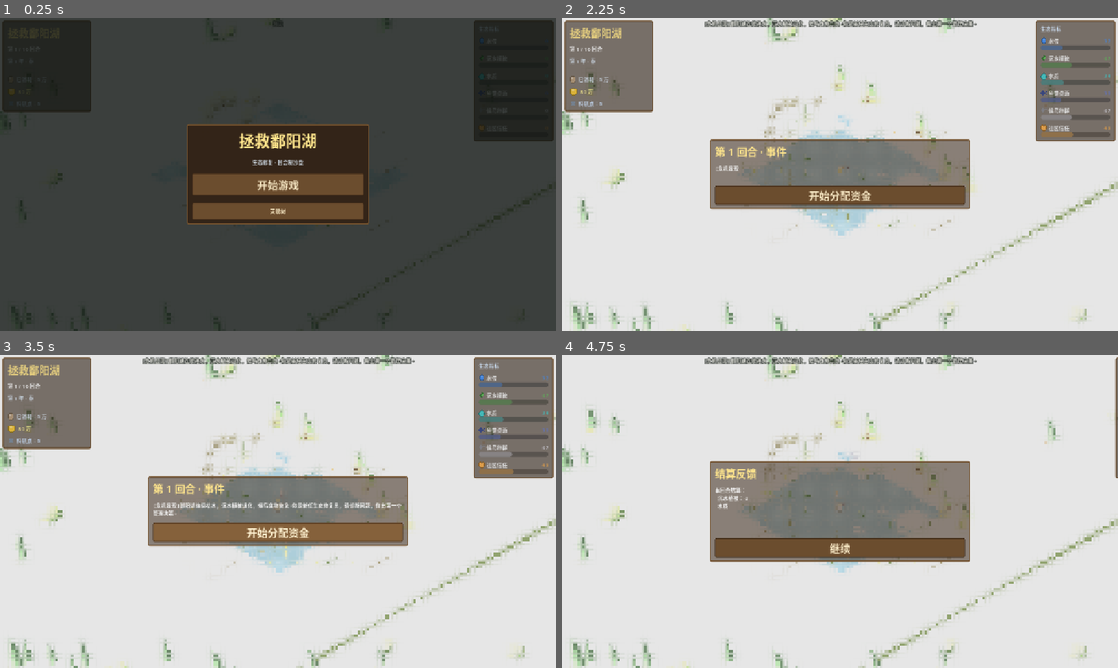
Above: before the commit, frames 1-4 (two rows, left to right).
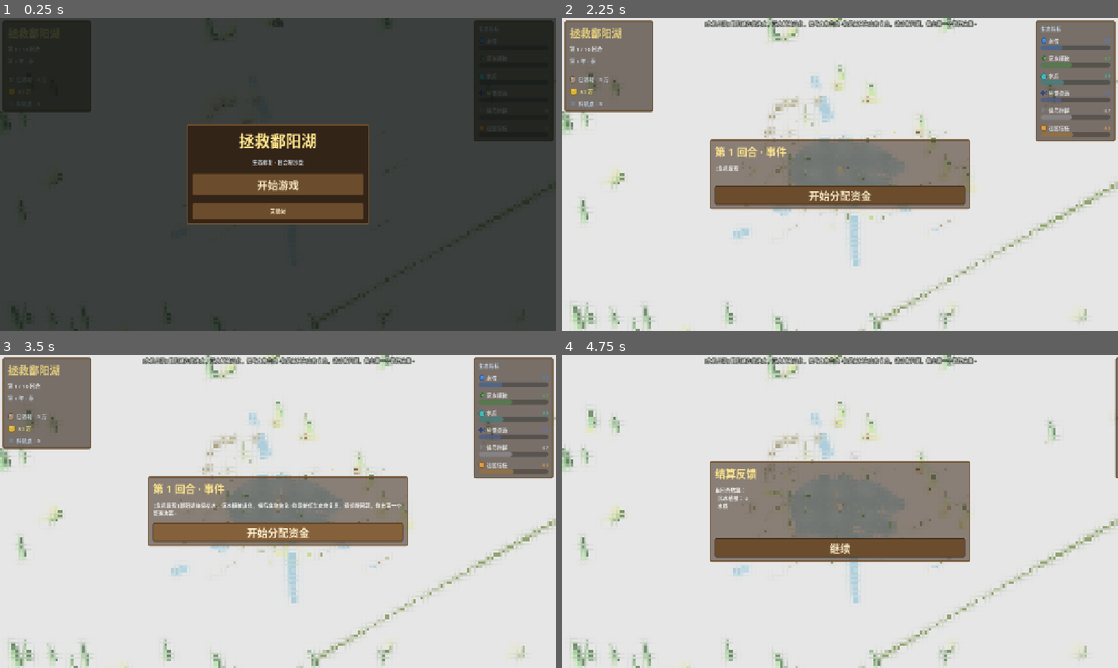
Above: after the commit, the same moments.

Repository: JoKanshin/poyanghu
Game: Godot game, scene res://scenes/main.tscn
Same seed, same stepped clock (60 frames per second), same inputs: the game is played once before the commit and once after it.
Inputs:
- Up to frame 1 (0.25 s): no input
- Up to frame 2 (2.25 s): click "开始游戏" at 0.5 s; click "简单模式" at 1.25 s; click "开始游戏" at 2 s
- Up to frame 3 (3.5 s): click "开始分配资金" at 2.75 s
- Up to frame 4 (4.75 s): click "开始分配资金" at 3.5 s; click "结束本回合 ▶" at 4.25 s

The runs differ from the first frame. In frame 1, less than 0.1% of the frame differs, in the area x 58-60%, y 66-67%; in frame 2, 1.4%, in the area x 30-68%, y 18-80%; in frame 3, 1.3%; in frame 4, 0.9%.

Commit message:
feat: 湖面改为鄱阳湖形不规则多边形 + 注入河流
- 方形湖面改为北宽南窄带南部通道的鄱阳湖形多边形(Geometry2D三角化)
- 新增4条注入河流: 赣江(南)/修水(西北)/饶河(东)/信江(东南)
- 草洲位置微调为湖中岛屿

Diff:
--- a/scripts/main.gd
+++ b/scripts/main.gd
@@ -147,26 +147,20 @@
 	var lake_view := Node3D.new()
 	lake_view.name = "LakeView"
 
-	# 湖面
-	lake_mesh = MeshInstance3D.new()
-	var pm := PlaneMesh.new()
-	pm.size = Vector2(18, 18)
-	lake_mesh.mesh = pm
-	lake_mesh.position = Vector3(0, 0.08, 0)
+	# 湖面（鄱阳湖形不规则多边形 + 注入河流）
 	lake_mat = ShaderMaterial.new()
 	lake_mat.shader = _make_water_shader()
 	lake_mat.set_shader_parameter("water_color", lake_color)
-	lake_mesh.material_override = lake_mat
-	lake_view.add_child(lake_mesh)
+	_build_lake_shape(lake_view)
 
 	# 棋盘网格线（生息演算式棋盘感）
 	_build_grid(lake_view)
 
-	# 草洲（8 块，改湿地地貌分层）
+	# 草洲（8 块，湿地中的草岛）
 	var grass_positions := [
-		Vector3(-7, 0.05, -5), Vector3(-4, 0.05, -7), Vector3(6, 0.05, -4),
-		Vector3(8, 0.05, 2), Vector3(-8, 0.05, 4), Vector3(3, 0.05, 7),
-		Vector3(-2, 0.05, 8), Vector3(-6, 0.05, -2),
+		Vector3(-6, 0.05, -5), Vector3(-4, 0.05, -6.5), Vector3(5.5, 0.05, -4),
+		Vector3(6.5, 0.05, 1.5), Vector3(-6.5, 0.05, 3.5), Vector3(3, 0.05, 5.5),
+		Vector3(0, 0.05, 6.5), Vector3(-5, 0.05, -1.5),
 	]
 	for p in grass_positions:
 		var mi := MeshInstance3D.new()
@@ -213,6 +207,64 @@
 	# 延迟挂到场景，避免父节点初始化期 add_child 冲突
 	var root := get_parent() as Node3D
 	root.add_child.call_deferred(lake_view)
+
+
+## 构建鄱阳湖形水面：不规则多边形（北宽南窄、带南部通道），并注入河流
+func _build_lake_shape(parent: Node3D) -> void:
+	# 鄱阳湖轮廓（XZ 平面多边形，简化自真实湖形）
+	var outline: PackedVector2Array = [
+		Vector2(-6.0, -6.5), Vector2(-4.0, -7.2), Vector2(-1.5, -7.4),
+		Vector2(1.5, -7.4), Vector2(4.0, -7.0), Vector2(6.0, -5.8),
+		Vector2(7.2, -3.8), Vector2(7.6, -1.2), Vector2(7.4, 1.2),
+		Vector2(6.4, 3.2), Vector2(5.0, 4.5), Vector2(3.0, 5.3),
+		Vector2(1.2, 5.7), Vector2(0.6, 6.4), Vector2(0.3, 7.1),
+		Vector2(0.0, 7.7), Vector2(-0.6, 7.4), Vector2(-1.2, 6.7),
+		Vector2(-2.0, 5.9), Vector2(-3.2, 5.2), Vector2(-5.0, 4.3),
+		Vector2(-6.4, 2.8), Vector2(-7.2, 0.8), Vector2(-7.6, -1.7),
+		Vector2(-7.4, -4.2), Vector2(-6.6, -5.5),
+	]
+	lake_mesh = _make_flat_polygon(outline, 0.08, lake_mat)
+	lake_mesh.name = "PoyangLake"
+	parent.add_child(lake_mesh)
+	_build_rivers(parent)
+
+
+## 河流：细长水面条带，注入湖体（赣江/修水/饶河/信江）
+func _build_rivers(parent: Node3D) -> void:
+	var rivers := [
+		{"a": Vector2(0.0, 7.6), "b": Vector2(0.0, 15.0), "w": 1.6},      # 赣江（南）
+		{"a": Vector2(-7.0, -5.5), "b": Vector2(-14.0, -10.0), "w": 1.2}, # 修水（西北）
+		{"a": Vector2(7.4, -0.5), "b": Vector2(13.5, 0.0), "w": 1.1},     # 饶河（东）
+		{"a": Vector2(5.6, 4.0), "b": Vector2(12.0, 10.0), "w": 1.0},     # 信江（东南）
+	]
+	for r in rivers:
+		var a: Vector2 = r["a"]
+		var b: Vector2 = r["b"]
+		var w: float = r["w"]
+		var d: Vector2 = (b - a).normalized()
+		var p: Vector2 = Vector2(-d.y, d.x)  # 垂直方向
+		var quad: PackedVector2Array = [
+			a + p * w * 0.5, a - p * w * 0.5, b - p * w * 0.3, b + p * w * 0.3,
+		]
+		var river := _make_flat_polygon(quad, 0.08, lake_mat)
+		river.name = "River"
+		parent.add_child(river)
+
+
+## 用多边形构建一块平面水面（在 y 平面，unshaded 水面材质）
+func _make_flat_polygon(points: PackedVector2Array, y: float, mat: Material) -> MeshInstance3D:
+	var indices := Geometry2D.triangulate_polygon(points)
+	var st := SurfaceTool.new()
+	st.begin(Mesh.PRIMITIVE_TRIANGLES)
+	for i in indices:
+		var p: Vector2 = points[i]
+		st.set_normal(Vector3.UP)
+		st.add_vertex(Vector3(p.x, y, p.y))
+	var mi := MeshInstance3D.new()
+	mi.mesh = st.commit()
+	mi.material_override = mat
+	mi.cast_shadow = GeometryInstance3D.SHADOW_CASTING_SETTING_OFF
+	return mi
 
 
 ## 为鸟类找一个栖息点：优先乔木树冠，其次草洲/挺水植物
